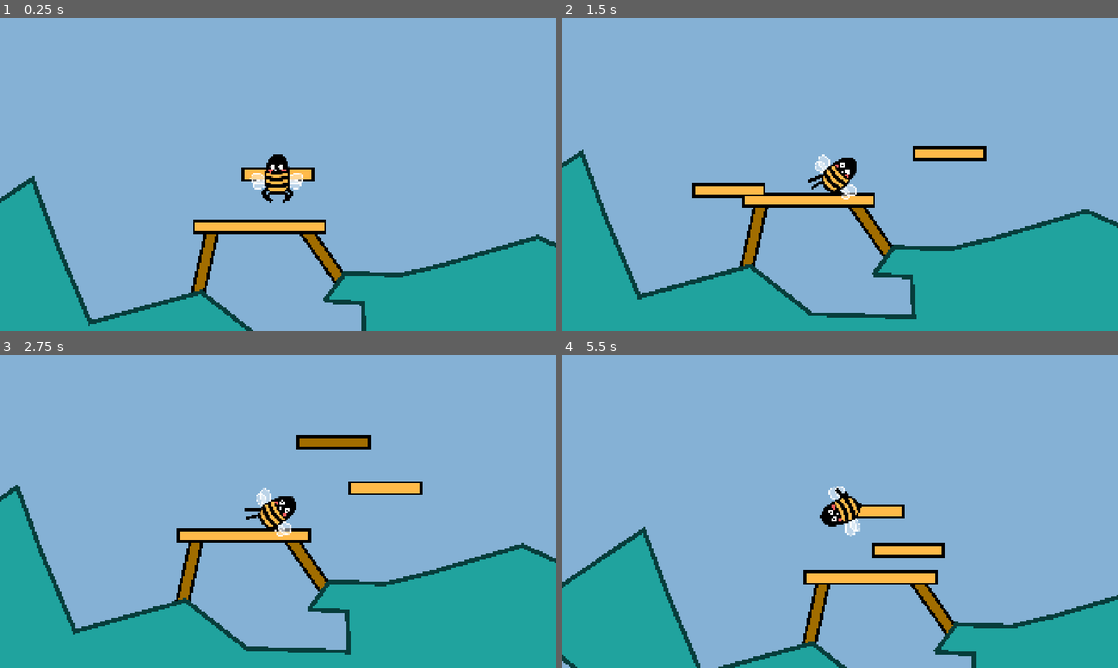
Above: before the commit, frames 1-4 (two rows, left to right).
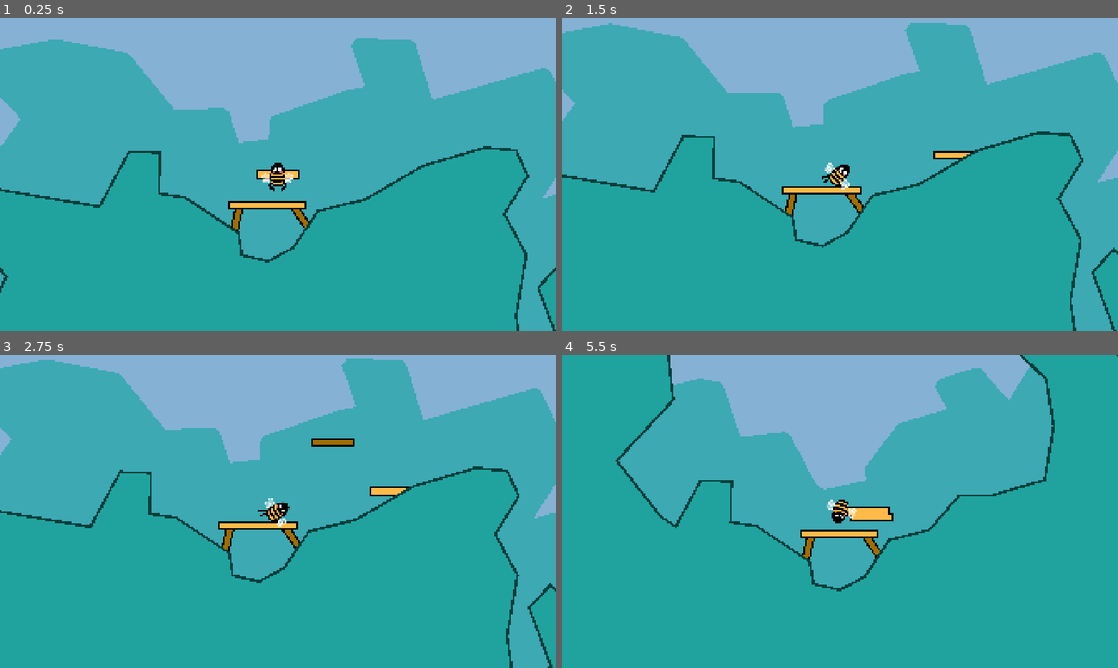
Above: after the commit, the same moments.

Repository: anttihaavikko/slumgum-waggle-dance
Game: Godot game, scene res://Scenes/main.tscn
Two runs of this game, one before a commit and one after it. Both use one fixed random seed, a clock stepped at 60 frames per second and the inputs below.
Inputs (mouse positions are in pixels of both pictures, inside the frame that each line leads up to):
- Up to frame 1 (0.25 s): no input
- Up to frame 2 (1.5 s): tap Enter at 0.5 s; move the mouse to (962, 158) at 0.52 s; hold D (right) 0.53-1.28 s; click (962, 158) at 0.6 s; move the mouse to (728, 190) at 1.27 s; hold S (brake) from 1.28 s (still down); tap 1 (slot_1) at 1.35 s
- Up to frame 3 (2.75 s): move the mouse to (333, 442) at 2.02 s; release S (brake) at 2.03 s; hold D (right) from 2.03 s (still down); tap 2 (slot_2) at 2.1 s
- Up to frame 4 (5.5 s): move the mouse to (812, 574) at 2.77 s; release D (right) at 2.78 s; hold W (accelerate) 2.78-3.53 s; tap R at 2.85 s; move the mouse to (1006, 558) at 3.52 s; hold Shift 3.53-4.28 s; hold A (left) 3.53-5.03 s; move the mouse to (673, 464) at 4.27 s; tap Alt at 4.35 s; move the mouse to (867, 511) at 5.02 s; hold S (brake) from 5.03 s (still down); click (867, 511) at 5.1 s

The runs differ from the first frame. In frame 1, 67% of the frame differs, in the area x 0-100%, y 6-100%; in frame 2, 65%; in frame 3, 65%; in frame 4, 74%, in the area x 0-100%, y 0-100%.

Commit message:
Add island generation

Diff:
--- a/Scenes/main.tscn
+++ b/Scenes/main.tscn
@@ -2,7 +2,6 @@
 
 [ext_resource type="Script" uid="uid://c6vi0ajnf67n7" path="res://Scripts/bee.gd" id="1_8gbba"]
 [ext_resource type="Texture2D" uid="uid://dpdpimyenwx77" path="res://Sprites/body.png" id="1_jjgbg"]
-[ext_resource type="Script" uid="uid://cm35c804ibmbp" path="res://Scripts/ground.gd" id="2_21xkr"]
 [ext_resource type="Script" uid="uid://ova7wngb7x7i" path="res://_Starter/Scripts/camera.gd" id="2_bo1nx"]
 [ext_resource type="Script" uid="uid://do7b18qnf254n" path="res://Scripts/builder.gd" id="2_d1ilt"]
 [ext_resource type="Script" uid="uid://b0fr17vp8abvx" path="res://_Starter/Scripts/dev_restart.gd" id="4_jjvhh"]
@@ -11,6 +10,7 @@
 [ext_resource type="Texture2D" uid="uid://mhlcnjododb8" path="res://Sprites/wing.png" id="7_ynf5e"]
 [ext_resource type="PackedScene" uid="uid://d1kmkyvijt4sh" path="res://Scenes/platform.tscn" id="9_ynf5e"]
 [ext_resource type="PackedScene" uid="uid://dq36w8r4o0c4s" path="res://Scenes/support.tscn" id="10_hptm8"]
+[ext_resource type="Script" uid="uid://c1y4mjr0cxq7s" path="res://Scripts/island.gd" id="11_d1ilt"]
 
 [sub_resource type="Animation" id="Animation_ynf5e"]
 length = 0.001
@@ -133,13 +133,14 @@
 
 [node name="Sky" type="ColorRect" parent="." unique_id=971220568]
 z_index = -50
-offset_left = -12057.0
-offset_top = -7137.0
-offset_right = 12081.0
-offset_bottom = 7084.0
+offset_left = -30694.0
+offset_top = -16901.0
+offset_right = 31039.0
+offset_bottom = 19628.0
 color = Color(0.52156866, 0.69411767, 0.8352941, 1)
 
 [node name="Platforms" type="Node2D" parent="." unique_id=403826179]
+position = Vector2(751, -309)
 script = ExtResource("2_d1ilt")
 pieces = Array[PackedScene]([ExtResource("9_ynf5e"), ExtResource("10_hptm8")])
 
@@ -161,7 +162,7 @@
 
 [node name="Bee" type="Node2D" parent="." unique_id=2060944565 node_paths=PackedStringArray("body", "lander", "wings")]
 z_index = 5
-position = Vector2(-49, -99)
+position = Vector2(702, -408)
 script = ExtResource("1_8gbba")
 body = NodePath("Body")
 lander = NodePath("Lander")
@@ -210,7 +211,7 @@
 
 [node name="LiveLimb" type="Line2D" parent="Bee/Body" unique_id=1119725993 node_paths=PackedStringArray("target")]
 position = Vector2(54, 92)
-points = PackedVector2Array(0, 0, 40.360485, 29.51324, 14, 72)
+points = PackedVector2Array(0, 0, 40.360474, 29.513245, 14, 72.000015)
 width = 25.0
 default_color = Color(0, 0, 0, 1)
 joint_mode = 2
@@ -224,7 +225,7 @@
 
 [node name="LiveLimb2" type="Line2D" parent="Bee/Body" unique_id=1358115220 node_paths=PackedStringArray("target")]
 position = Vector2(-69, 88)
-points = PackedVector2Array(0, 0, -33.93625, 36.719627, -3, 76.00001)
+points = PackedVector2Array(0, 0, -33.93628, 36.719604, -3, 75.99997)
 width = 25.0
 default_color = Color(0, 0, 0, 1)
 joint_mode = 2
@@ -237,7 +238,7 @@
 
 [node name="LiveLimb3" type="Line2D" parent="Bee/Body" unique_id=1607490853 node_paths=PackedStringArray("target")]
 position = Vector2(-43, 120)
-points = PackedVector2Array(0, 0, -31.36441, 24.82486, -4, 54)
+points = PackedVector2Array(0, 0, -31.36438, 24.82489, -4, 54.000046)
 width = 20.0
 default_color = Color(0, 0, 0, 1)
 joint_mode = 2
@@ -270,7 +271,7 @@
 
 [node name="Camera" type="Camera2D" parent="Bee/Body" unique_id=714120476]
 position = Vector2(1, 0)
-zoom = Vector2(0.51, 0.51)
+zoom = Vector2(0.3, 0.3)
 script = ExtResource("2_bo1nx")
 metadata/_custom_type_script = "uid://ova7wngb7x7i"
 
@@ -318,20 +319,37 @@
 [node name="Leg Pos 4" type="Node2D" parent="Bee/Lander" unique_id=1521862504]
 position = Vector2(45, 41)
 
-[node name="Ground" type="StaticBody2D" parent="." unique_id=1755791000]
+[node name="Island" type="StaticBody2D" parent="." unique_id=1755791000 node_paths=PackedStringArray("shapes", "collider", "poly", "line", "bg")]
 z_index = 10
 position = Vector2(561, 460)
-
-[node name="CollisionPolygon2D" type="CollisionPolygon2D" parent="Ground" unique_id=454098672 node_paths=PackedStringArray("poly", "line")]
+script = ExtResource("11_d1ilt")
+shapes = [NodePath("Shape1")]
+collider = NodePath("CollisionPolygon2D")
+poly = NodePath("CollisionPolygon2D/Polygon2D")
+line = NodePath("CollisionPolygon2D/Line2D")
+bg = NodePath("Bg")
+
+[node name="Bg" type="Polygon2D" parent="Island" unique_id=935066965]
+z_index = -20
+z_as_relative = false
+scale = Vector2(-1, 1)
+color = Color(0.23680058, 0.66427696, 0.70309734, 1)
+offset = Vector2(-12, -1113)
+polygon = PackedVector2Array(318, 2, 600, -417, 1143, -552, 1814, -939, 2519, -1146, 2882, -1116, 3017, -825, 2747, -384, 3002, 86, 2882, 782, 3006, 1686, 3476, 2789, 2188, 3004, 1453, 2391, 838, 2928, 562, 3398, 624, 3929, -275, 3663, -244, 3030, -765, 2785, -1561, 2765, -2052, 3433, -3309, 2799, -2737, 1767, -3233, 891, -2986, 334, -3554, -320, -3115, -673, -1914, -470, -1571, -1102, -1218, -1091, -1228, -620, -928, -577, -317, -170, -274, 89, 32, 158)
+
+[node name="CollisionPolygon2D" type="CollisionPolygon2D" parent="Island" unique_id=454098672]
 polygon = PackedVector2Array(-155, 137, 220, 151, 507, 82, 1150, -106, 1678, 132, 2242, 117, 2474, -234, 2380, -471, 20 …(314 unchanged characters)…
-script = ExtResource("2_21xkr")
-poly = NodePath("../Polygon2D")
-line = NodePath("../Line2D")
-
-[node name="Polygon2D" type="Polygon2D" parent="Ground" unique_id=1048176424]
+
+[node name="Polygon2D" type="Polygon2D" parent="Island/CollisionPolygon2D" unique_id=1048176424]
 color = Color(0.1254902, 0.6392157, 0.61960787, 1)
 
-[node name="Line2D" type="Line2D" parent="Ground" unique_id=1236615283]
+[node name="Line2D" type="Line2D" parent="Island/CollisionPolygon2D" unique_id=1236615283]
 closed = true
 width = 30.0
 default_color = Color(0.027100537, 0.2406399, 0.23231465, 1)
+
+[node name="Shape1" type="Polygon2D" parent="Island" unique_id=1955531287]
+visible = false
+position = Vector2(12, 1113)
+offset = Vector2(-12, -1113)
+polygon = PackedVector2Array(318, 2, 600, -417, 1143, -552, 1814, -939, 2519, -1146, 2882, -1116, 3017, -825, 2747, -384, 3002, 86, 2882, 782, 3006, 1686, 3476, 2789, 2188, 3004, 1453, 2391, 838, 2928, 562, 3398, 624, 3929, -275, 3663, -244, 3030, -765, 2785, -1561, 2765, -2052, 3433, -3309, 2799, -2737, 1767, -3233, 891, -2986, 334, -3554, -320, -3115, -673, -1914, -470, -1571, -1102, -1218, -1091, -1228, -620, -928, -577, -317, -170, -274, 89, 32, 158)
--- a/Scripts/ground.gd
+++ /dev/null
@@ -1,8 +0,0 @@
-extends CollisionPolygon2D
-
-@export var poly: Polygon2D
-@export var line: Line2D
-
-func _ready() -> void:
-	poly.polygon = polygon
-	line.points = polygon
--- /dev/null
+++ b/Scripts/island.gd
@@ -0,0 +1,58 @@
+class_name Island extends Node2D
+
+@export var shapes: Array[Polygon2D]
+
+@export var collider: CollisionPolygon2D
+@export var poly: Polygon2D
+@export var line: Line2D
+@export var bg: Polygon2D
+
+var gap := 5000
+var pieces := 3
+
+func _ready() -> void:
+	generate()
+
+func generate():
+	var shape = get_shape(0)
+	shape = append(shape, Vector2(0, 4000))
+	for i in pieces:
+		shape = append(shape, Vector2(-gap * (i + 1), 0))
+		shape = append(shape, Vector2(gap * (i + 1), 0))
+		shape = append(shape, Vector2(-gap * (i + 1), gap))
+		shape = append(shape, Vector2(gap * (i + 1), gap))
+
+	var left = 0
+	var right = 0
+	for p in shape:
+		left = min(left, p.x)
+		right = max(right, p.x)
+
+	if left > -gap * pieces or right < gap * pieces:
+		print("failed, retry!")
+		generate()
+		return
+
+	collider.polygon = shape
+	poly.polygon = shape
+	line.points = shape
+	bg.polygon = Geometry2D.offset_polygon(offset_points(shape.duplicate()), 100)[0]
+
+func offset_points(shape: PackedVector2Array, distance: float = 200) -> PackedVector2Array:
+	for p in range(shape.size()):
+		shape[p] += Vector2(randf_range(-distance, distance), randf_range(-distance, distance))
+	return shape
+
+
+func append(shape: PackedVector2Array, offset: Vector2) -> PackedVector2Array:
+	return Geometry2D.merge_polygons(shape, get_shape(0, offset, true))[0]
+
+func get_shape(index: int, offset: Vector2 = Vector2.ZERO, rotates: bool = false) -> PackedVector2Array:
+	var shape = shapes[index].polygon.duplicate()
+	var angle_rad = randf_range(-PI * 2, PI * 2)
+	for p in range(shape.size()):
+		shape[p] += offset
+		if rotates:
+			var pp = shape[p] - offset
+			shape[p] = offset + pp.rotated(angle_rad)
+	return shape
--- a/project.godot
+++ b/project.godot
@@ -19,6 +19,7 @@
 
 window/size/viewport_width=1920
 window/size/viewport_height=1080
+window/size/mode=3
 window/stretch/mode="canvas_items"
 window/stretch/aspect="expand"
 
Not shown, removed: Scripts/ground.gd.uid
Not shown, added: Scripts/island.gd.uid
Not shown, changed: Misc/art.afdesign~lock~
